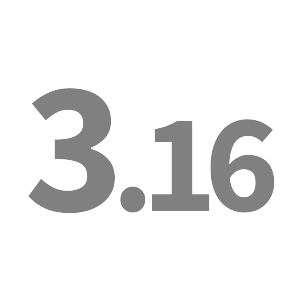
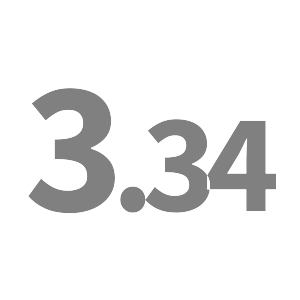
Two versions of the same layered image (300x300). Layer-by-layer changes:
added layer "Layer #7" above "3.34" over [39, 119, 276, 213]
hid "Layer #4" over [39, 119, 276, 213]
